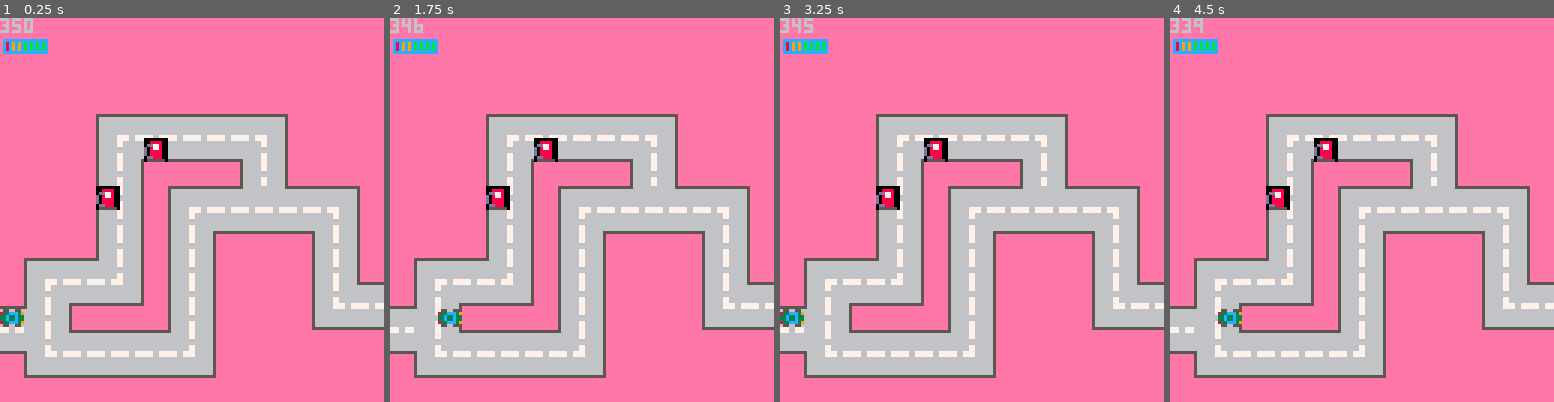
Above: before the commit, frames 1-4 (left to right).
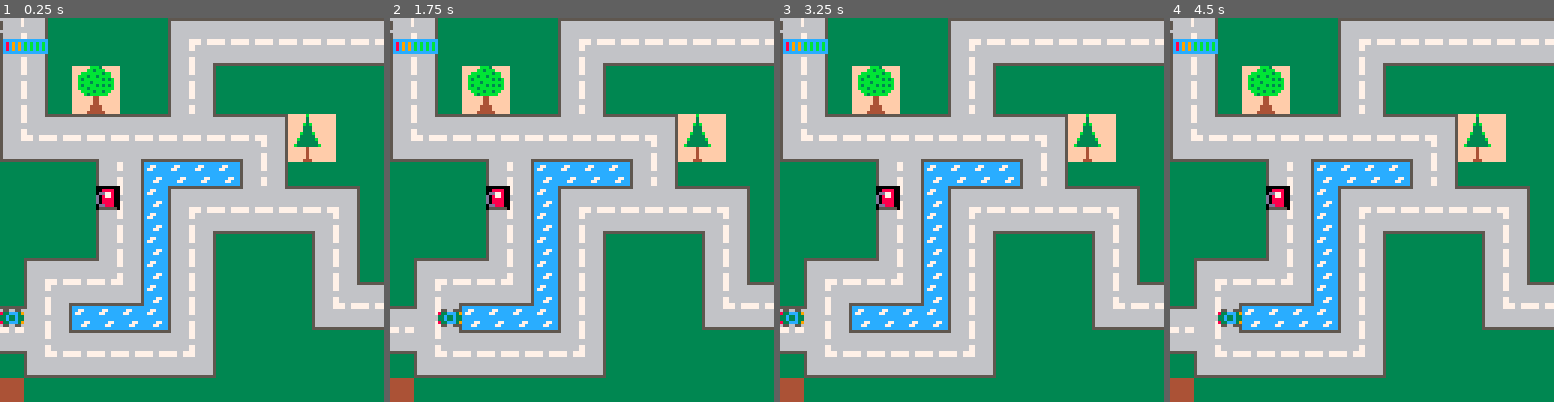
Above: after the commit, the same moments.

Repository: adatechschool/projet-collectif---pico-8-gasrace-team
Game: PICO-8 cartridge draft.p8
Two runs of this game, one before a commit and one after it. Both use one fixed random seed, a clock stepped at 60 frames per second and the inputs below.
Inputs:
- Up to frame 1 (0.25 s): no input
- Up to frame 2 (1.75 s): tap X (X key) at 0.33, 1.07 s; hold Right from 1.6 s (still down)
- Up to frame 3 (3.25 s): tap X (X key) at 1.85, 2.97 s; release Right at 2.1 s; hold Up 2.15-2.42 s; hold Right 2.47-3.03 s; hold Left from 3.08 s (still down)
- Up to frame 4 (4.5 s): release Left at 3.58 s; hold Down 3.63-3.97 s; hold Right from 4.02 s (still down); tap X (X key) at 4.08 s

The runs differ from the first frame. In frame 1, 65% of the frame differs, in the area x 0-100%, y 0-100%; in frame 2, 65%; in frame 3, 65%; in frame 4, 65%.

Commit message:
draft_vendredi

Diff:
--- a/draft.p8
+++ b/draft.p8
@@ -27,12 +28,13 @@
 	draw_fillgas()
 
 	game_over()
+
 end
 -->8
 -- mouvement joueur
 
 function create_p1()
-	p1 = {x=0, y=12, sprite=5}
+	p1 = {x=0, y=12, sprite=2}
 end
 
 function draw_p1()
@@ -97,7 +99,7 @@
 
 function next_tile(x,y)
 	local sprite=mget(x,y)
-	mset(x,y,sprite+4)
+	mset(x,y,sprite+1)
 end
 
 function draw_fillgas()
@@ -195,25 +197,44 @@
 
 
 
+…(16 lines of a section not shown)…
 __gff__
-0000080801000000000000000000000000000000000000000000000000000808000000000000000000000000000008080000000000000000000000000000000001000000000000000000000000000000000000000000000000000000000000000000000000000000000000000000000000000000000000000000000000000000
+0000000001000000000000000000080000000000000000000000000000000808000000000000000000000000000008080000000000000000000000000000000001000000000000000000000000000000000000000000000000000000000000000101010101010101010101010101000001010101010101010101010101010000
 0000000000000000000000000000000000000000000000000000000000000000000000000000000000000000000000000000000000000000000000000000000000000000000000000000000000000000000000000000000000000000000000000000000000000000000000000000000000000000000000000000000000000000
 __map__
-0404040404040404040404040404040404040404040404040404040000000000000000000000000000000000000000000000000000000000000000000000000000000000000000000000000000000000000000000000000000000000000000000000000000000000000000000000000000000000000000000000000000000000
-0404040404040404040404040404040404040404040404040404040000000000000000000000000000000000000000000000000000000000000000000000000000000000000000000000000000000000000000000000000000000000000000000000000000000000000000000000000000000000000000000000000000000000
-0404040404040404040404040404040404040404040404040404040000000000000000000000000000000000000000000000000000000000000000000000000000000000000000000000000000000000000000000000000000000000000000000000000000000000000000000000000000000000000000000000000000000000
-0404040404040404040404040404040404040404040404040404040000000000000000000000000000000000000000000000000000000000000000000000000000000000000000000000000000000000000000000000000000000000000000000000000000000000000000000000000000000000000000000000000000000000
-04040404474242424242424a0404040404040404040404040404040000000000000000000000000000000000000000000000000000000000000000000000000000000000000000000000000000000000000000000000000000000000000000000000000000000000000000000000000000000000000000000000000000000000
-0404040443480241414149440404040404040404040404040404040000000000000000000000000000000000000000000000000000000000000000000000000000000000000000000000000000000000000000000000000000000000000000000000000000000000000000000000000000000000000000000000000000000000
-0404040443440404040443440404040404040404040404040404040000000000000000000000000000000000000000000000000000000000000000000000000000000000000000000000000000000000000000000000000000000000000000000000000000000000000000000000000000000000000000000000000000000000
-040404040244044742424d4e42424a0404040404040404040404040000000000000000000000000000000000000000000000000000000000000000000000000000000000000000000000000000000000000000000000000000000000000000000000000000000000000000000000000000000000000000000000000000000000
-0404040443440443484141414149440404040404040404040400000000000000000000000000000000000000000000000000000000000000000000000000000000000000000000000000000000000000000000000000000000000000000000000000000000000000000000000000000000000000000000000000000000000000
-0404040443440443440404040443440443440404040404040400000000000000000000000000000000000000000000000000000000000000000000000000000000000000000000000000000000000000000000000000000000000000000000000000000000000000000000000000000000000000000000000000000000000000
-0447424245440443440404040443440443440404040404040400000000000000000000000000000000000000000000000000000000000000000000000000000000000000000000000000000000000000000000000000000000000000000000000000000000000000000000000000000000000000000000000000000000000000
-04434841414604434404040404434b4245440404040404040400000000000000000000000000000000000000000000000000000000000000000000000000000000000000000000000000000000000000000000000000000000000000000000000000000000000000000000000000000000000000000000000000000000000000
-424f44040404044344040404044c414141460404040404040400000000000000000000000000000000000000000000000000000000000000000000000000000000000000000000000000000000000000000000000000000000000000000000000000000000000000000000000000000000000000000000000000000000000000
-41504b4242424245440404040404040404040404040404040400000000000000000000000000000000000000000000000000000000000000000000000000000000000000000000000000000000000000000000000000000000000000000000000000000000000000000000000000000000000000000000000000000000000000
-044c414141414141460404040404040404040404040404040400000000000000000000000000000000000000000000000000000000000000000000000000000000000000000000000000000000000000000000000000000000000000000000000000000000000000000000000000000000000000000000000000000000000000
-0404040404040404040404040404040404040404040404040400000000000000000000000000000000000000000000000000000000000000000000000000000000000000000000000000000000000000000000000000000000000000000000000000000000000000000000000000000000000000000000000000000000000000
-0404040404040404040404040404040404040404040404040400000000000000000000000000000000000000000000000000000000000000000000000000000000000000000000000000000000000000000000000000000000000000000000000000000000000000000000000000000000000000000000000000000000000000
-0404040404040404040404040404040400000000000000000000000000000000000000000000000000000000000000000000000000000000000000000000000000000000000000000000000000000000000000000000000000000000000000000000000000000000000000000000000000000000000000000000000000000000
+4344777777777747424242424242424242427777666666666666660000000000000000000000000000000000000000000000000000000000000000000000000000000000000000000000000000000000000000000000000000000000000000000000000000000000000000000000000000000000000000000000000000000000
+4344777777777743484141414141414141417777666666666666667676000000000000000000000000000000000000000000000000000000000000000000000000000000000000000000000000000000000000000000000000000000000000000000000000000000000000000000000000000000000000000000000000000000
+4344776061777743447777777777777777777777666666666666667676000000000000000000000000000000000000000000000000000000000000000000000000000000000000000000000000000000000000000000000000000000000000000000000000000000000000000000000000000000000000000000000000000000
+4344667071777743446666666666666647424242424242424a66667676000000000000000000000000000000000000000000000000000000000000000000000000000000000000000000000000000000000000000000000000000000000000000000000000000000000000000000000000000000000000000000000000000000
+434b42424242424d4e42424a6263666643484141414141494466667676000000000000000000000000000000000000000000000000000000000000000000000000000000000000000000000000000000000000000000000000000000000000000000000000000000000000000000000000000000000000000000000000000000
+4c41414151524141414149447273666643447777776676434466667676760000000000000000000000000000000000000000000000000000000000000000000000000000000000000000000000000000000000000000000000000000000000000000000000000000000000000000000000000000000000000000000000000000
+7777776643446868686843446666666643446666666666434466667676760000000000000000000000000000000000000000000000000000000000000000000000000000000000000000000000000000000000000000000000000000000000000000000000000000000000000000000000000000000000000000000000000000
+777777770e44684742424d4e42424a6643446666666666434466667676760000000000000000000000000000000000000000000000000000000000000000000000000000000000000000000000000000000000000000000000000000000000000000000000000000000000000000000000000000000000000000000000000000
+77777777434468434841414141494466435442424242424f4466767676760000000000000000000000000000000000000000000000000000000000000000000000000000000000000000000000000000000000000000000000000000000000000000000000000000000000000000000000000000000000000000000000000000
+7777777743446843446666666643446643534141414141504b42767676760000000000000000000000000000000000000000000000000000000000000000000000000000000000000000000000000000000000000000000000000000000000000000000000000000000000000000000000000000000000000000000000000000
+77474242454468434466666666434466434466666666664c4141767676760000000000000000000000000000000000000000000000000000000000000000000000000000000000000000000000000000000000000000000000000000000000000000000000000000000000000000000000000000000000000000000000000000
+77434841414668434466666666434b4245446666666666666676767676760000000000000000000000000000000000000000000000000000000000000000000000000000000000000000000000000000000000000000000000000000000000000000000000000000000000000000000000000000000000000000000000000000
+424f44686868684344666666664c414141467777666666666676767676760000000000000000000000000000000000000000000000000000000000000000000000000000000000000000000000000000000000000000000000000000000000000000000000000000000000000000000000000000000000000000000000000000
+41504b4242424245446666666666666666667777666666666676767676760000000000000000000000000000000000000000000000000000000000000000000000000000000000000000000000000000000000000000000000000000000000000000000000000000000000000000000000000000000000000000000000000000
+774c414141414141466666666666666666667777666666666600000000000000000000000000000000000000000000000000000000000000000000000000000000000000000000000000000000000000000000000000000000000000000000000000000000000000000000000000000000000000000000000000000000000000
+6c77666666666666666666666666666666667777666666666600000000000000000000000000000000000000000000000000000000000000000000000000000000000000000000000000000000000000000000000000000000000000000000000000000000000000000000000000000000000000000000000000000000000000
+6666666666666666666666666666666666666666666666666600000000000000000000000000000000000000000000000000000000000000000000000000000000000000000000000000000000000000000000000000000000000000000000000000000000000000000000000000000000000000000000000000000000000000
+6666666666666666666666666666666666666666666666666600000000000000000000000000000000000000000000000000000000000000000000000000000000000000000000000000000000000000000000000000000000000000000000000000000000000000000000000000000000000000000000000000000000000000
+6666666666666666666666666666666666666666666666666600000000000000000000000000000000000000000000000000000000000000000000000000000000000000000000000000000000000000000000000000000000000000000000000000000000000000000000000000000000000000000000000000000000000000
+6666666666666666666666666666666666666666666666666600000000000000000000000000000000000000000000000000000000000000000000000000000000000000000000000000000000000000000000000000000000000000000000000000000000000000000000000000000000000000000000000000000000000000
+6666666666666666666666666666666666666666666666666600000000000000000000000000000000000000000000000000000000000000000000000000000000000000000000000000000000000000000000000000000000000000000000000000000000000000000000000000000000000000000000000000000000000000
Not shown, changed: 32 lines of the sprite sheet (__gfx__) section of draft.p8
